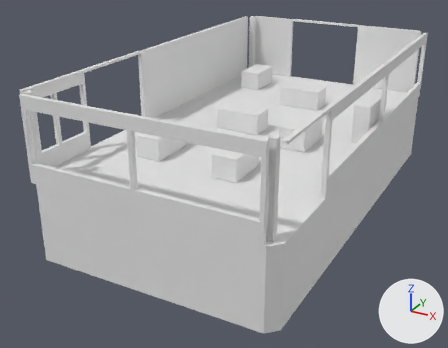
Renders of the OBJ model cloudbreak-array-r4/assets/tower-n-1-col.obj from each side of a commit.
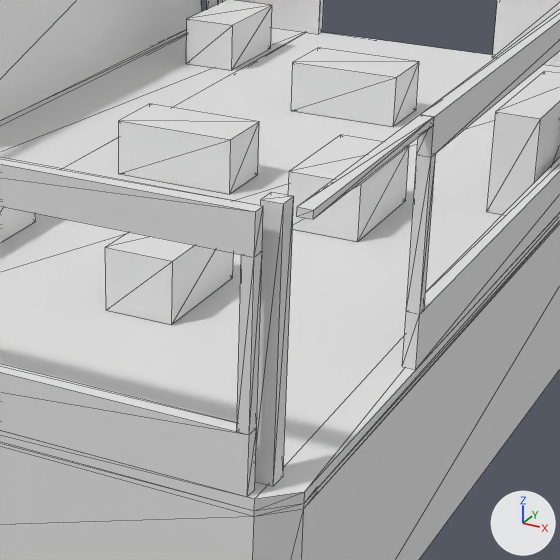
The first picture shows the older version from a camera (50 mm lens) standing at (10.63, -22.31, 8.75) and looking at (-0.88, -1.37, -1.72). The close-ups show the older and then the newer version on the part from 39% to 84% of the width and 19% to 77% of the height of that picture. Only the edits that show in the close-ups are written down. Arrows for +X, +Y and +Z are at lower right; the lights stay in place. The close-ups show mesh edges as thin lines. Where no turn or scale is listed for an object, it has been applied to the vertices.

Names of what the first close-up shows: 'Part000', 'Part003', 'Part005', 'Part010', 'Part011', 'Part015', 'Part021', 'Part029', 'Part033', 'Part034', 'Part035', 'Part037' and 12 more.
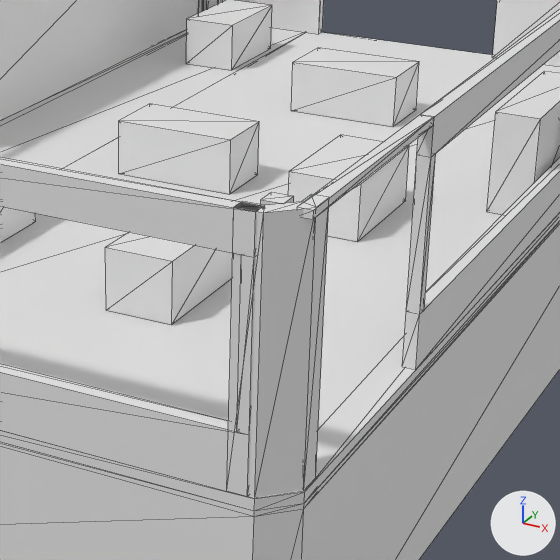
What differs and where, as boxes (x1, y1, x2, y2) in the close-ups (560 x 560 px):
'Part046', added: after (255, 202, 316, 498)
'Part045', added: after (228, 201, 265, 498)
'Part047', added: after (301, 194, 329, 490)
'Part029', unchanged, covered by the edit: before (255, 192, 294, 486); after (261, 192, 294, 205)

What changed in the scene script:
```text
Add me_part047:
    me_part047.from_pydata([(4.81, -8.24, 0.0), (4.81, -7.93, 0.0), (4.62, -7.93, 0.0), (4.62, -8.16, 0.0), (4.81, -8.24, 3.08), (4.81, -7.93, 3.08), (4.62, -7.93, 3.08), (4.62, -8.16, 3.08)], [], [(2, 1, 0), (5, 6, 4), (3, 2, 0), (6, 7, 4), (5, 4, 0), (1, 5, 0), (6, 5, 1), (2, 6, 1), (7, 6, 2), (3, 7, 2), (4, 7, 3), (0, 4, 3)])
Add me_part046:
    me_part046.from_pydata([(4.44, -8.61, 0.0), (4.81, -8.24, 0.0), (4.62, -8.16, 0.0), (4.36, -8.42, 0.0), (4.44, -8.61, 3.08), (4.81, -8.24, 3.08), (4.62, -8.16, 3.08), (4.36, -8.42, 3.08)], [], [(2, 1, 0), (5, 6, 4), (3, 2, 0), (6, 7, 4), (5, 4, 0), (1, 5, 0), (6, 5, 1), (2, 6, 1), (7, 6, 2), (3, 7, 2), (4, 7, 3), (0, 4, 3)])
Add me_part045:
    me_part045.from_pydata([(4.13, -8.61, 0.0), (4.44, -8.61, 0.0), (4.36, -8.42, 0.0), (4.13, -8.42, 0.0), (4.13, -8.61, 3.08), (4.44, -8.61, 3.08), (4.36, -8.42, 3.08), (4.13, -8.42, 3.08)], [], [(2, 1, 0), (5, 6, 4), (3, 2, 0), (6, 7, 4), (5, 4, 0), (1, 5, 0), (6, 5, 1), (2, 6, 1), (7, 6, 2), (3, 7, 2), (4, 7, 3), (0, 4, 3)])
Add ob_part047:
    ob_part047 = bpy.data.objects.new('Part047', me_part047)
    ob_part047.location = (0.0, 0.0, 0.0)
Add ob_part046:
    ob_part046 = bpy.data.objects.new('Part046', me_part046)
    ob_part046.location = (0.0, 0.0, 0.0)
Add ob_part045:
    ob_part045 = bpy.data.objects.new('Part045', me_part045)
    ob_part045.location = (0.0, 0.0, 0.0)
```
